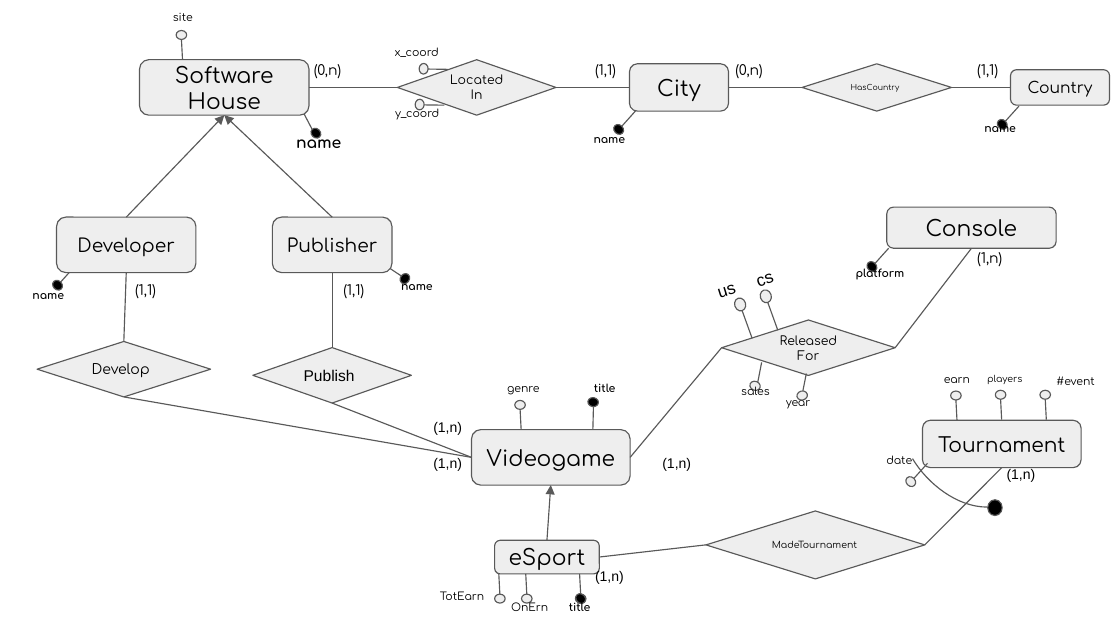
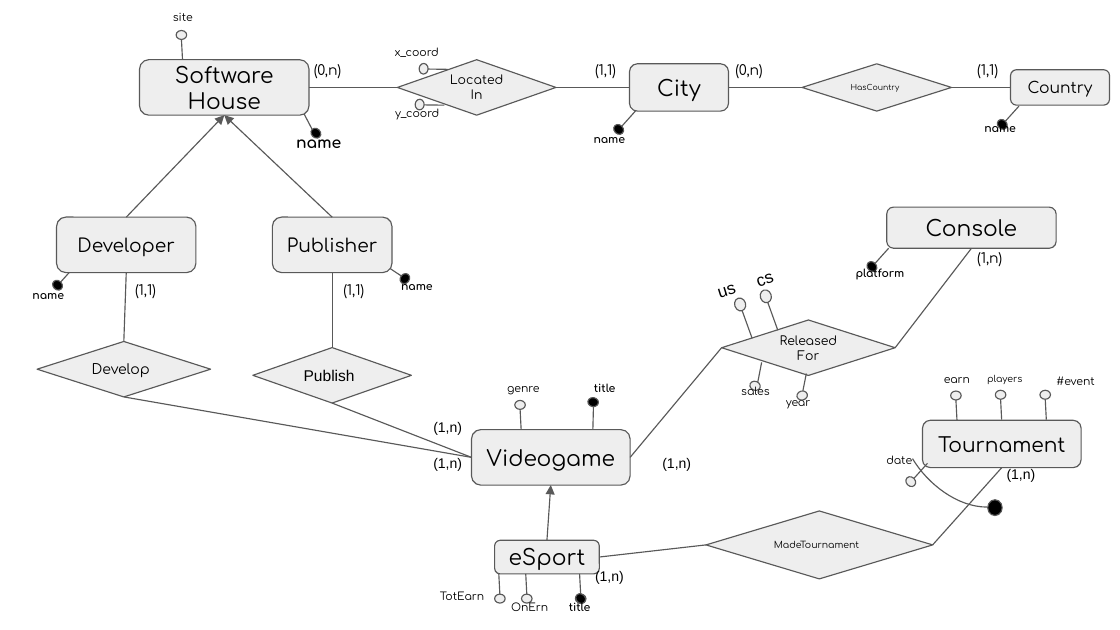
Before and after one commit to 1655653/LSDM, a slide deck: slide 1 of proposals/ER diagram.pptx. Drawn at 1120x630 pixels with LibreOffice and Linux fonts; fonts in the diff are those of the drawing. Boxes give left, top, right and bottom in pixels: in the first picture for what was removed or moved away, otherwise in the second. Text is boxed around its words. In the diff, an @@ line names an element or a change of style, - is before the commit and + after.

```diff
--- a/proposals/ER diagram.pptx
+++ b/proposals/ER diagram.pptx
@@ line moved from (925, 545) - (1001, 468) to (933, 545) - (1001, 468) @@
@@ diamond "MadeTournament": place and size @@
-diamond "MadeTournament" at [706,511,924,579]
+diamond "MadeTournament" at [706,511,932,579]
```
Also in this commit, not shown: 2 slides added, 1 other file.
